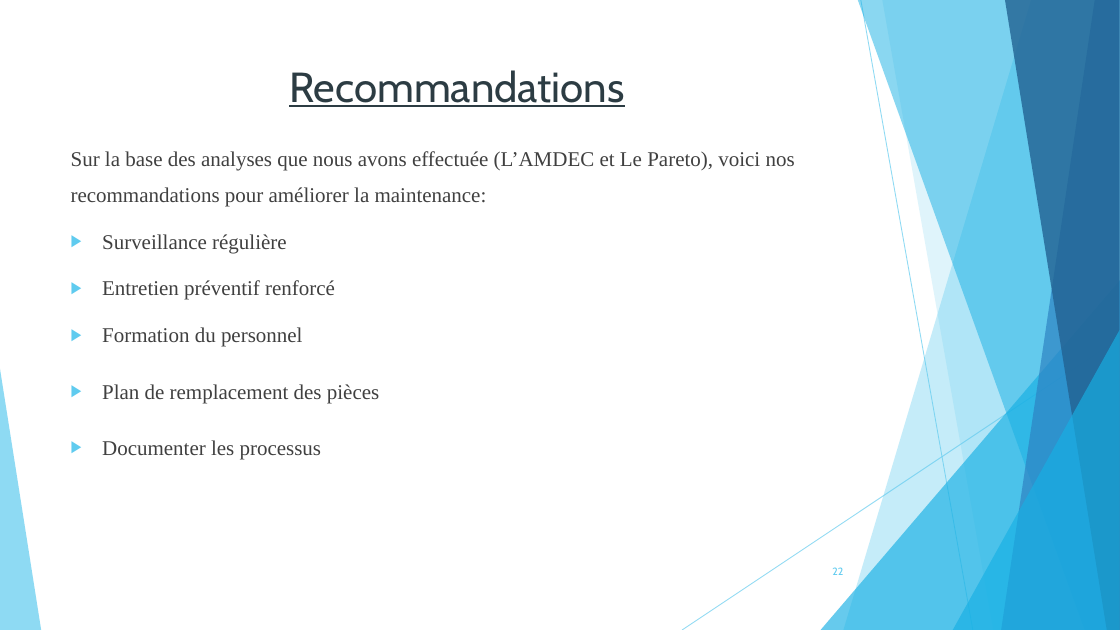
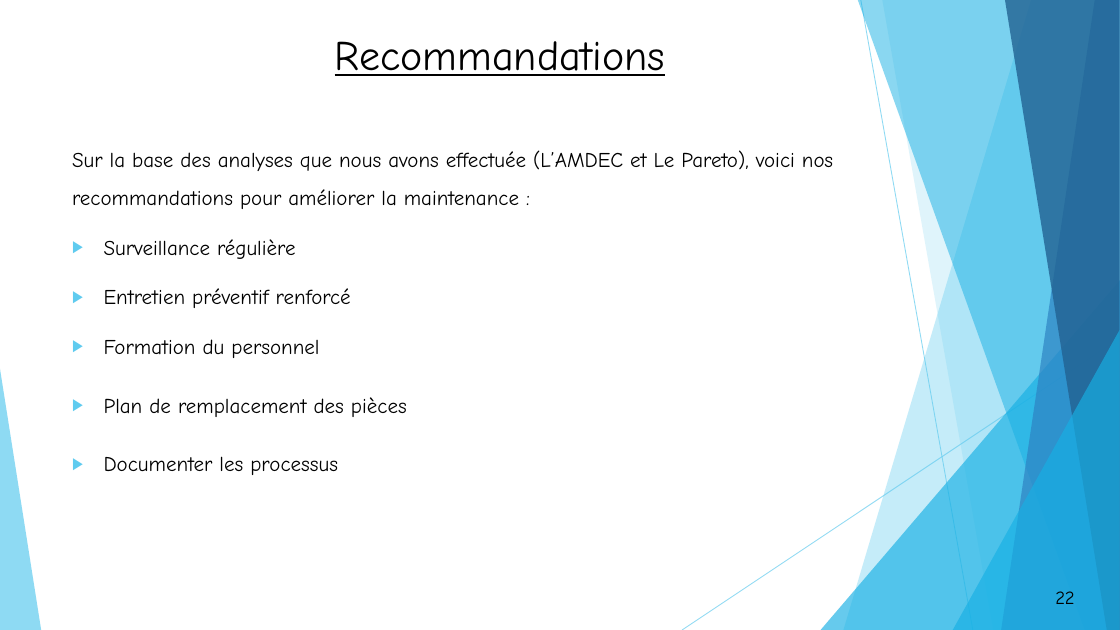
Before and after one commit to OussamaTeyib/PFE_2024, a slide deck: slide 22 of Présentation.pptx. Drawn at 1120x630 pixels with LibreOffice and Linux fonts; fonts in the diff are those of the drawing. Boxes give left, top, right and bottom in pixels: in the first picture for what was removed or moved away, otherwise in the second. Text is boxed around its words. In the diff, an @@ line names an element or a change of style, - is before the commit and + after.

```diff
--- a/Présentation.pptx
+++ b/Présentation.pptx
@@ title "Recommandations": place and size @@
-title "Recommandations" at [289, 70, 624, 107]
+title "Recommandations" at [335, 41, 666, 76]
@@ title "Recommandations" at [335, 41, 666, 76]: font Cabin to Comic Neue, text colour #2C3C43 to #000000 @@
@@ text at [72, 150, 833, 209]: text changed; font Times New Roman to Comic Neue; text colour #404040 to #000000 @@
-Sur la base des analyses que nous avons effectuée (L’AMDEC et Le Pareto), voici nos recommandations pour améliorer la maintenance:
+Sur la base des analyses que nous avons effectuée (L’AMDEC et Le Pareto), voici nos recommandations pour améliorer la maintenance :
@@ text at [104, 239, 407, 475]: font Times New Roman to Comic Neue, text colour #404040 to #000000 in "Surveillance régulière", "Entretien préventif renforcé", "Formation du personnel", "Plan de remplacement des pièces" and 1 more places; line spacing 1.4 to 1.5 @@
@@ page number: place and size @@
-page number at [832, 567, 843, 575]
+page number at [1032, 581, 1098, 614]
@@ page number at [1032, 581, 1098, 614]: size 9 to 16 pt, font Cabin to Comic Neue, text colour #5FCBEF to #000000; alignment right to centre; fill none to #FFFFFF; outline none to #000000 1.5 pt @@
```
Also in this commit, not shown: 22 other slides changed, 1 slide added, 1 slide removed, 5 other files.
